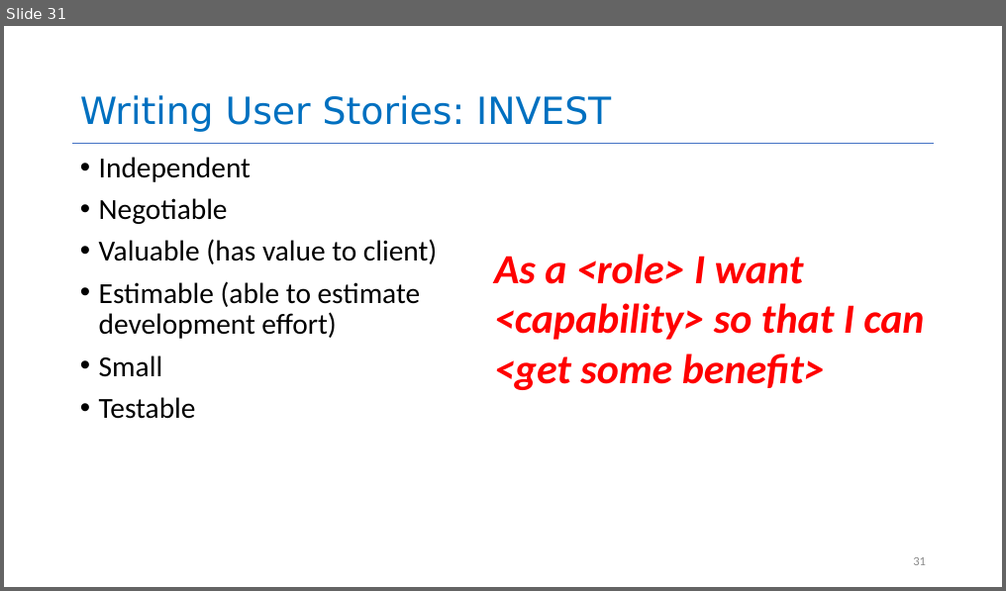
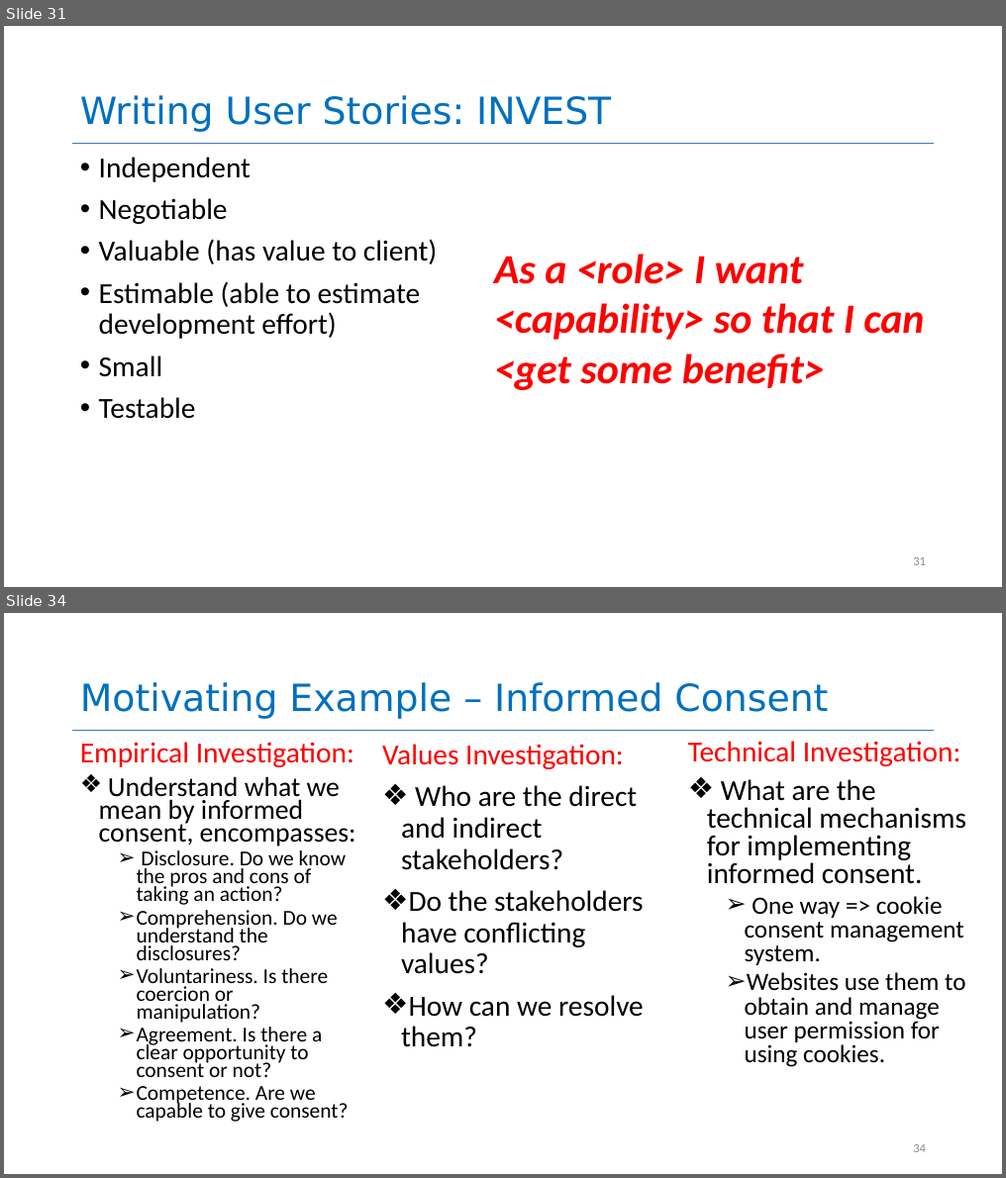
Before and after one commit to yashburshe/CS4530-Fall-2025, a slide deck: Slides/Module 01.2 Requirements Gathering.pptx. Shown one above the other, each under a label of ours: slide 31 before the commit, slides 31 and 34 after it; the slides between them are not shown. The pictures are 1006x591 and 1006x1178 pixels, drawn with LibreOffice and Linux fonts; fonts in the diff are those of the drawing. Boxes give left, top, right and bottom in pixels: in the first picture for what was removed or moved away, otherwise in the second. Text is boxed around its words. In the diff, an @@ line names an element or a change of style, - is before the commit and + after.

```diff
--- a/Slides/Module 01.2 Requirements Gathering.pptx
+++ b/Slides/Module 01.2 Requirements Gathering.pptx
@@ slide 34 added at bbox=[4, 613, 1002, 1174], background #FFFFFF; not listed: 1 template element that a slide beside it also shows @@
@@ title added at bbox=[80, 682, 828, 719], 36 pt, text #0070C0 @@
+Motivating Example – Informed Consent
@@ text added at bbox=[80, 742, 356, 1122], 20.4 pt, text #000000 @@
+Empirical Investigation:
+❖ Understand what we mean by informed consent, encompasses:
+  ➢ Disclosure. Do we know the pros and cons of taking an action?
+  ➢ Comprehension. Do we understand the disclosures?
+  ➢ Voluntariness. Is there coercion or manipulation?
+  ➢ Agreement. Is there a clear opportunity to consent or not?
+  ➢ Competence. Are we capable to give consent?
@@ text added at bbox=[382, 744, 644, 1048], 28 pt, text #000000 @@
+Values Investigation:
+❖ Who are the direct and indirect stakeholders?
+❖ Do the stakeholders have conflicting values?
+❖ How can we resolve them?
@@ text added at bbox=[688, 741, 966, 1067], 24 pt, text #000000 @@
+Technical Investigation:
+❖ What are the technical mechanisms for implementing informed consent.
+  ➢ One way => cookie consent management system.
+  ➢ Websites use them to obtain and manage user permission for using cookies.
@@ page number added at bbox=[913, 1145, 926, 1153], 12 pt, text #8C8C8C @@
+34
```
Also in this commit, not shown: 10 slides changed, 2 other slides added, 1 slide removed, 2 other files.
